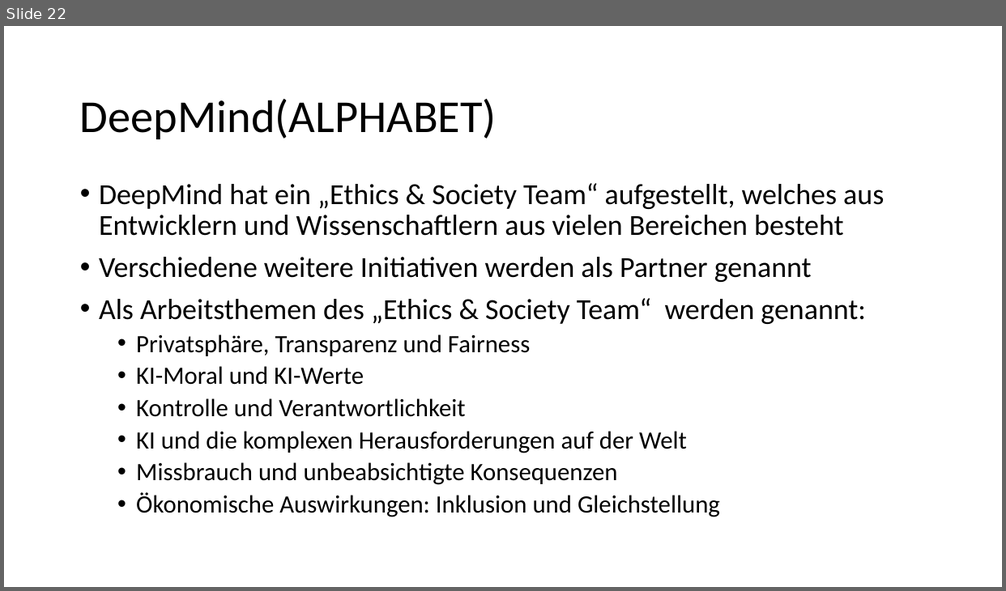
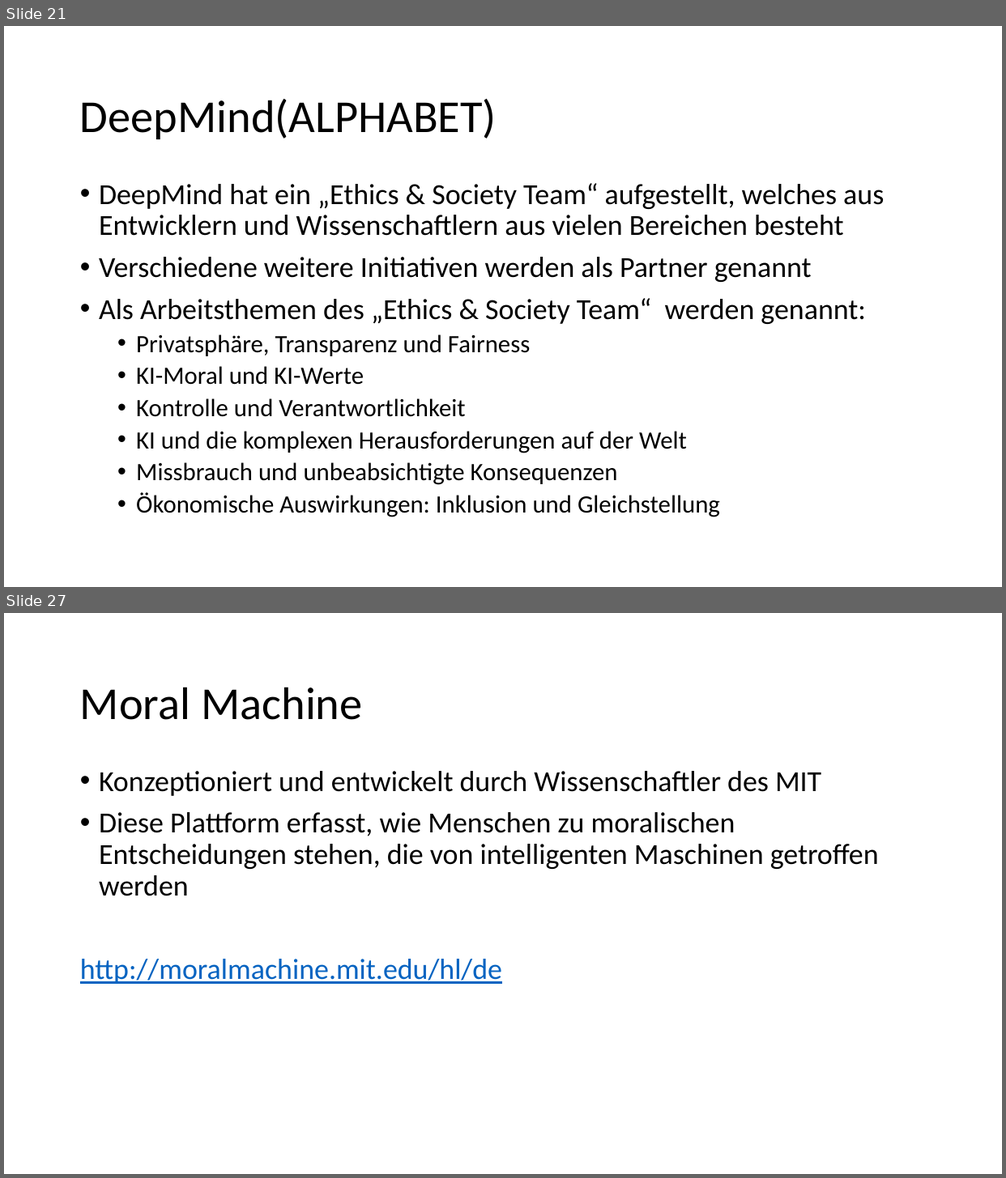
Before and after one commit to bosinoliver/ros-kinect-roboticarm, a slide deck: Kognitive Systeme Vortrag/Ethics in AI.pptx. Shown one above the other, each under a label of ours: slide 22 before the commit, slides 21 and 27 after it; the slides between them are not shown. The pictures are 1006x591 and 1006x1178 pixels, drawn with LibreOffice and Linux fonts; fonts in the diff are those of the drawing; background and template pictures are left out. Boxes give left, top, right and bottom in pixels: in the first picture for what was removed or moved away, otherwise in the second. Text is boxed around its words. In the diff, an @@ line names an element or a change of style, - is before the commit and + after.

```diff
--- a/Kognitive Systeme Vortrag/Ethics in AI.pptx
+++ b/Kognitive Systeme Vortrag/Ethics in AI.pptx
@@ slide 27 added at [4, 613, 1002, 1174], background #FFFFFF @@
@@ title added at [80, 687, 362, 720], 44 pt, text #000000 @@
+Moral Machine
@@ text added at [80, 771, 879, 984], 28 pt, text #000000 @@
+• Konzeptioniert und entwickelt durch Wissenschaftler des MIT
+• Diese Plattform erfasst, wie Menschen zu moralischen Entscheidungen stehen, die von intelligenten Maschinen getroffen werden
+http://moralmachine.mit.edu/hl/de
@@ what was slide 22 is now slide 21 @@
```
Also in this commit, not shown: 8 slides changed, 8 other slides added, 2 slides removed, 1 other file.
